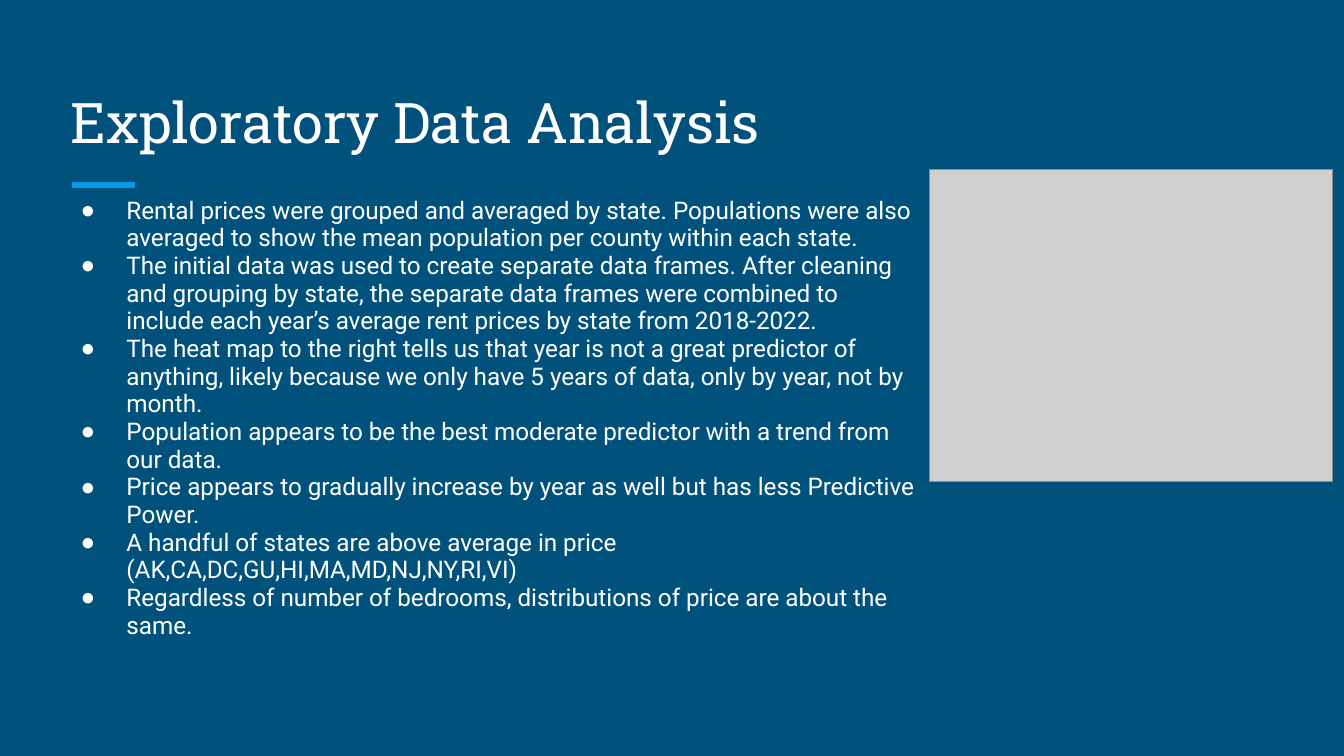
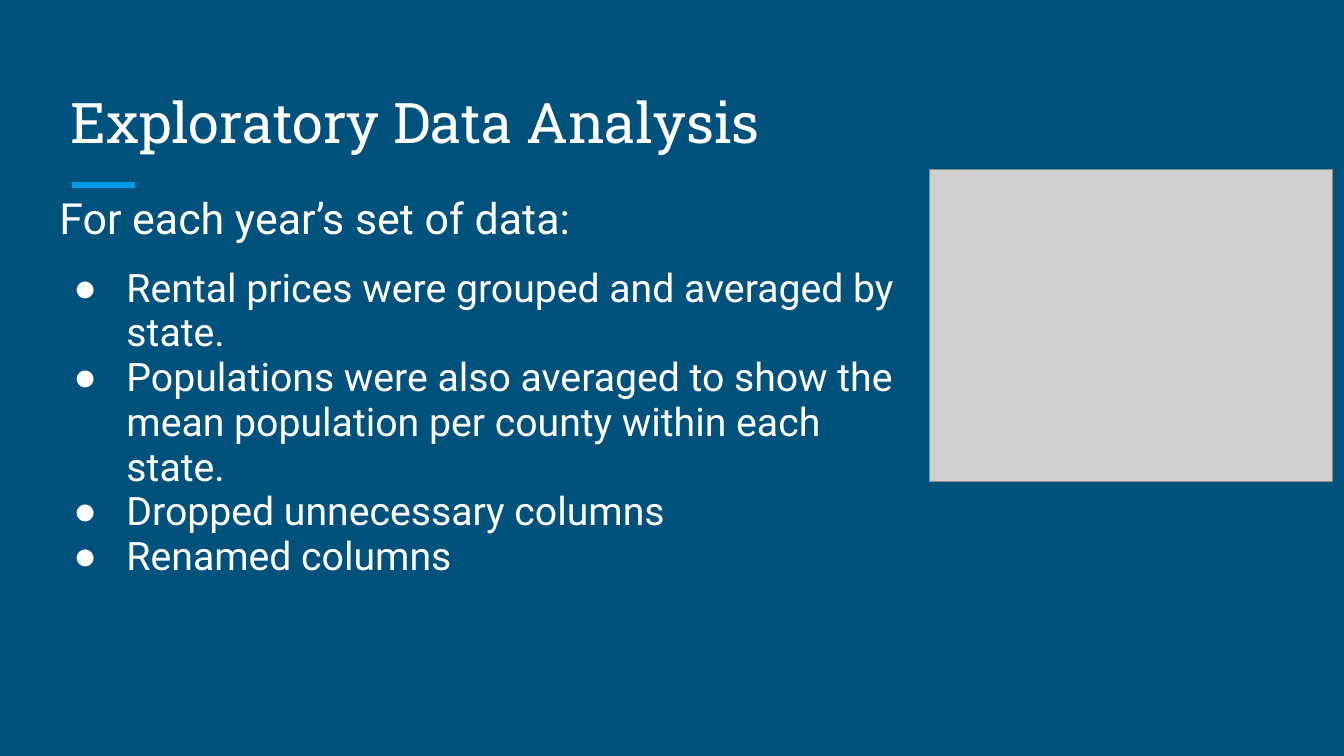
Before and after one commit to RichelynScott/Final-Project-Group-B, a slide deck: slide 8 of Fair Market Rent Exploration.pptx (slide 9 before the commit). Drawn at 1344x756 pixels with LibreOffice and Linux fonts; fonts in the diff are those of the drawing; grey boxes stand for pictures. Boxes give left, top, right and bottom in pixels: in the first picture for what was removed or moved away, otherwise in the second. Text is boxed around its words. In the diff, an @@ line names an element or a change of style, - is before the commit and + after.

```diff
--- a/Fair Market Rent Exploration.pptx
+++ b/Fair Market Rent Exploration.pptx
@@ text at (59, 201, 893, 571): text changed; size 13 to 21 pt @@
-● Rental prices were grouped and averaged by state. Populations were also averaged to show the mean population per county within each state.
-● The initial data was used to create separate data frames. After cleaning and grouping by state, the separate data frames were combined to include each year’s average rent prices by state from 2018-2022.
-● The heat map to the right tells us that year is not a great predictor of anything, likely because we only have 5 years of data, only by year, not by month.
-● Population appears to be the best moderate predictor with a trend from our data.
-● Price appears to gradually increase by year as well but has less Predictive Power.
-● A handful of states are above average in price (AK,CA,DC,GU,HI,MA,MD,NJ,NY,RI,VI)
-● Regardless of number of bedrooms, distributions of price are about the same.
+For each year’s set of data:
+● Rental prices were grouped and averaged by state.
+● Populations were also averaged to show the mean population per county within each state.
+● Dropped unnecessary columns
+● Renamed columns
```
Also in this commit, not shown: 4 other slides changed, 5 slides added.
